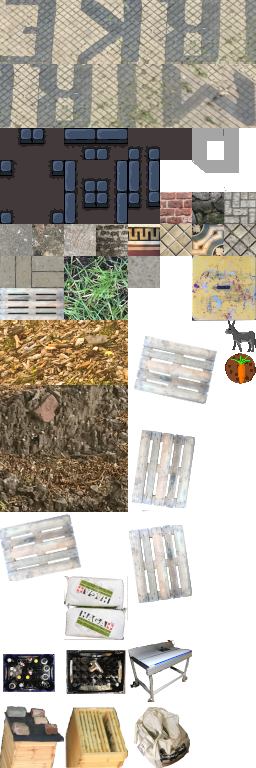
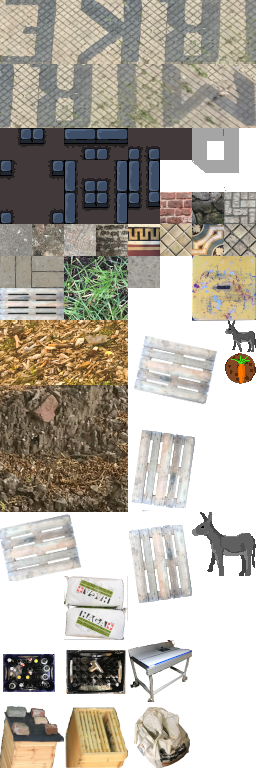
Revision of a layered w=256, h=768 image; what changed, layer by layer:
added layer "Eingefügte Ebene #2" above "Eingefügte Ebene #1" over [192, 512, 256, 576]
